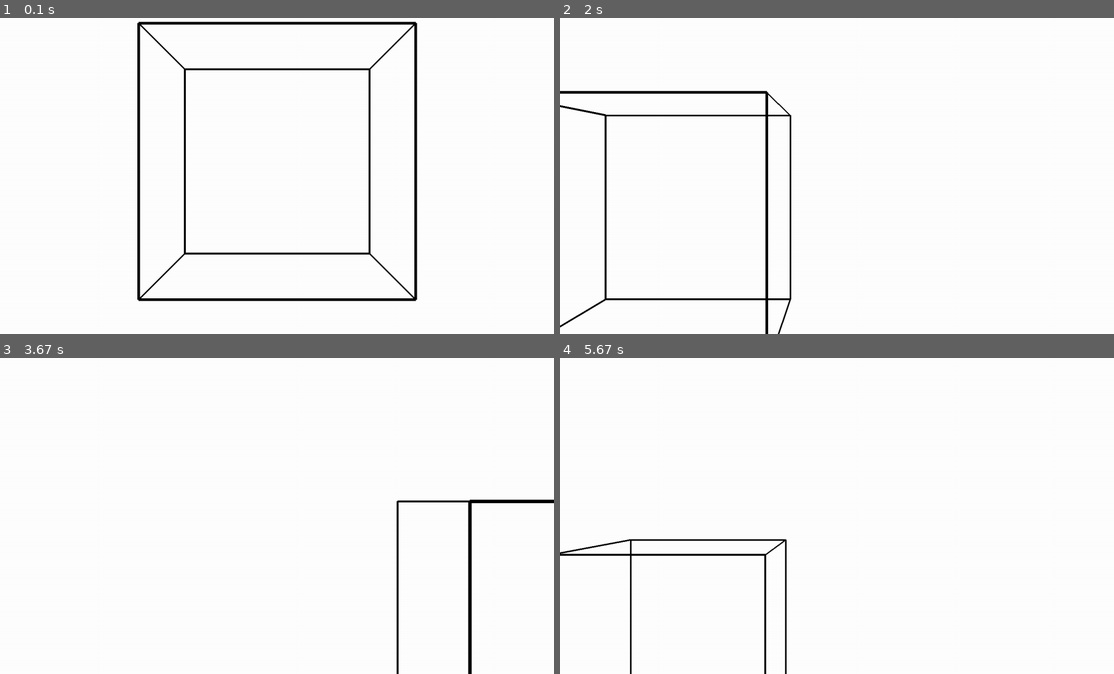
Above: before the commit, frames 1-4 (two rows, left to right).
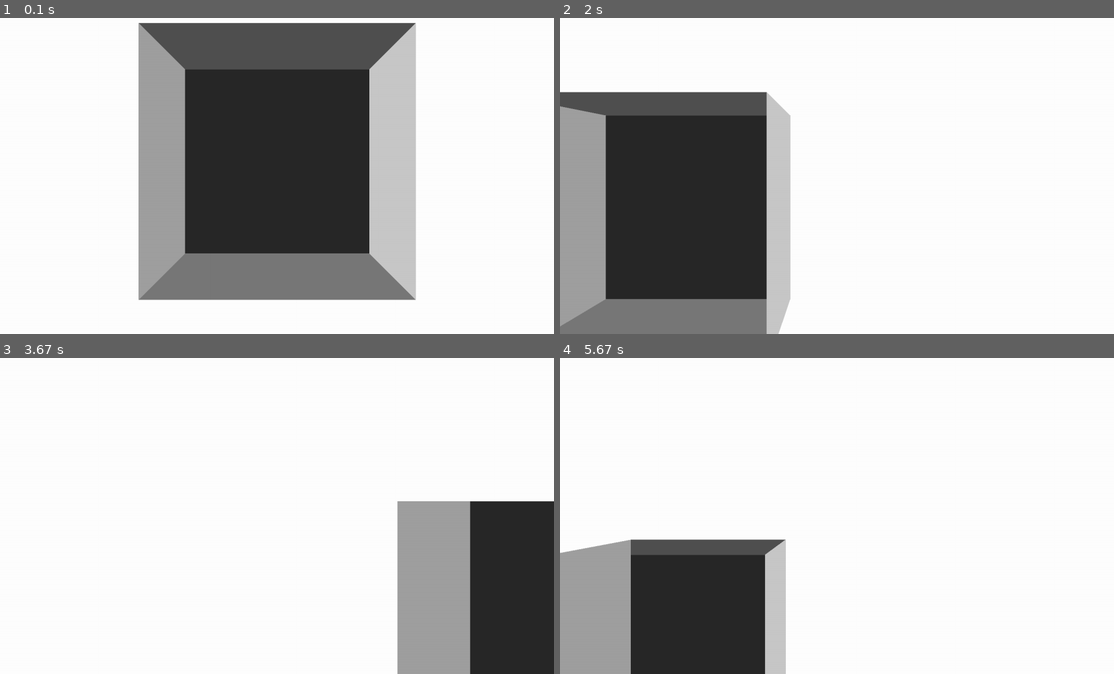
Above: after the commit, the same moments.

Repository: averyli290/pygame_programs
Game: pygame game, started from 3dengine.py
The game is run twice, just before and just after one commit, with the same random seed, the same clock (stepped at 60 frames per second) and the same inputs.
Inputs (mouse positions are in pixels of both pictures, inside the frame that each line leads up to):
- Up to frame 1 (0.1 s): no input
- Up to frame 2 (2 s): hold D 0.33-0.8 s; move the mouse to (814, 176) at 0.37 s; hold A from 1.67 s (still down); tap E at 1.82 s
- Up to frame 3 (3.67 s): release A at 2.2 s; hold S 2.23-2.53 s; hold A 2.57-2.97 s; hold W 3-3.37 s; tap E at 3.15 s; hold D from 3.4 s (still down)
- Up to frame 4 (5.67 s): release D at 4.03 s; hold S 4.07-4.43 s; hold A 4.47-4.93 s; tap E at 4.62 s; hold D 4.97-5.43 s; hold W from 5.47 s (still down)

The runs differ from the first frame. In frame 1, 45% of the frame differs, in the area x 24-76%, y 1-90%; in frame 2, 32%; in frame 3, 16%; in frame 4, 17%.

Commit message:
Adding the faces finally (without the overlapping fixes), the bug was just not updating the display... :P

Diff:
--- a/3dengine.py
+++ b/3dengine.py
@@ -82,8 +82,8 @@
                 self.events(event)
 
             # Rendering the faces
-            #self.renderFaces()
-            self.renderEdges()
+            self.renderFaces()
+            #self.renderEdges()
             # Updating camera view depending on key inputs (in small increments, hence the 1000)
             key = pygame.key.get_pressed()
             self.update(dt, key)
@@ -116,6 +116,9 @@
             y -= self.campos[1]
             z -= self.campos[2]
 
+            # Making sure that there is no division by zero
+            z = 1 if z == 0 else z
+
             # Rotating on the y axis first, then x axis
             x, z = self.rotate2d((x, z), self.camrot[1])
             y, z = self.rotate2d((y, z), self.camrot[0])
@@ -164,7 +167,8 @@
                     # Adding the point to the list
                     screen_coords += [(self.cx+int(x), self.cy+int(y))]
 
-                    width = max(abs(int(30/z)), 1)
+                    # Thickness of lines (has to be at least 1, max is 100)
+                    width = min(100, max(abs(int(30/z)), 1))
 
                 pygame.draw.line(self.screen, (0, 0, 0), screen_coords[0], screen_coords[1], width)
 
@@ -180,10 +184,17 @@
             screen_coords = []
             points = []
             for x,y,z in self.verts:
+                x -= self.campos[0]
+                y -= self.campos[1]
+                z -= self.campos[2]
+
                 x, z = self.rotate2d((x, z), self.camrot[1])
-                x, y = self.rotate2d((x, y), self.camrot[0])
+                y, z = self.rotate2d((y, z), self.camrot[0])
 
                 points += [(x,y,z)]
+
+                # Making sure that there is no division by zero
+                z = 1 if z == 0 else z
 
                 depth = self.depthVar/z
                 x,y = x*depth, y*depth
@@ -201,7 +212,7 @@
 
                 # For each of the verticies in the face, if the z coord is > 0, then true
                 for i in face:
-                    if points[i][2] > 0: on_screen = True; break
+                    if points[i][2] > 0: on_screen = True; break; print(1)
 
                 if on_screen:
                     # Getting the coordinates for each vertex on the face
@@ -211,8 +222,9 @@
                     face_list += [coords]
 
             for i in range(len(face_list)):
-                color = random.randint(0, 255)
-                pygame.draw.polygon(self.screen, (color, color, color), face_list[i], 0)
+                pygame.draw.polygon(self.screen, (40*i, 40*i, 40*i), face_list[i])
+
+            pygame.display.flip()
 
     p = Player(screen, (0, 255, 255), (0, 0, -5))
     p.initializeSetting()
